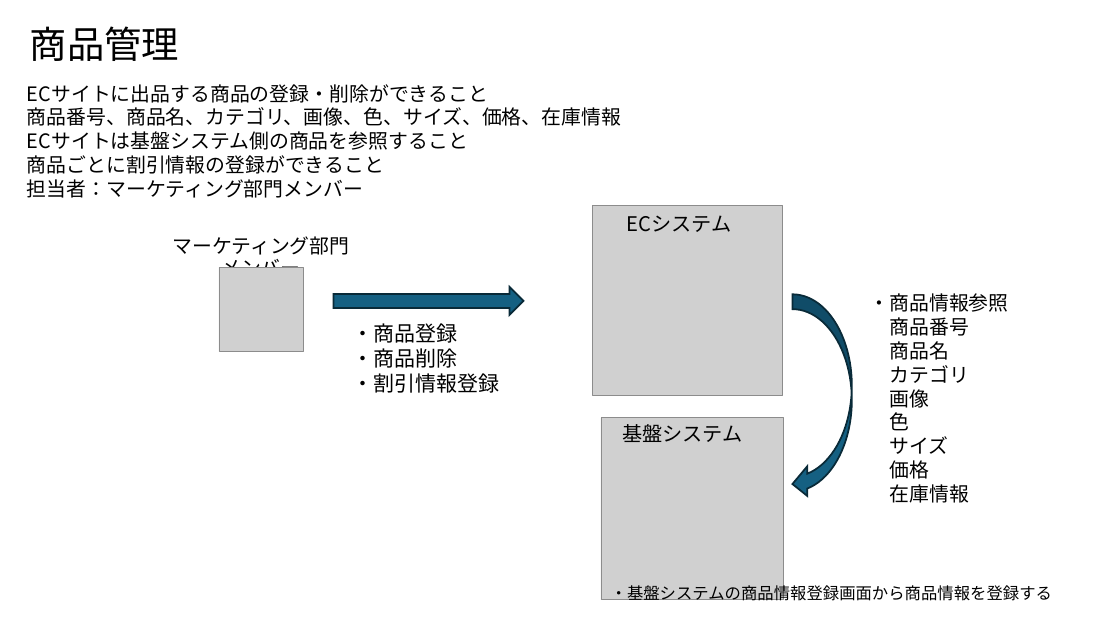
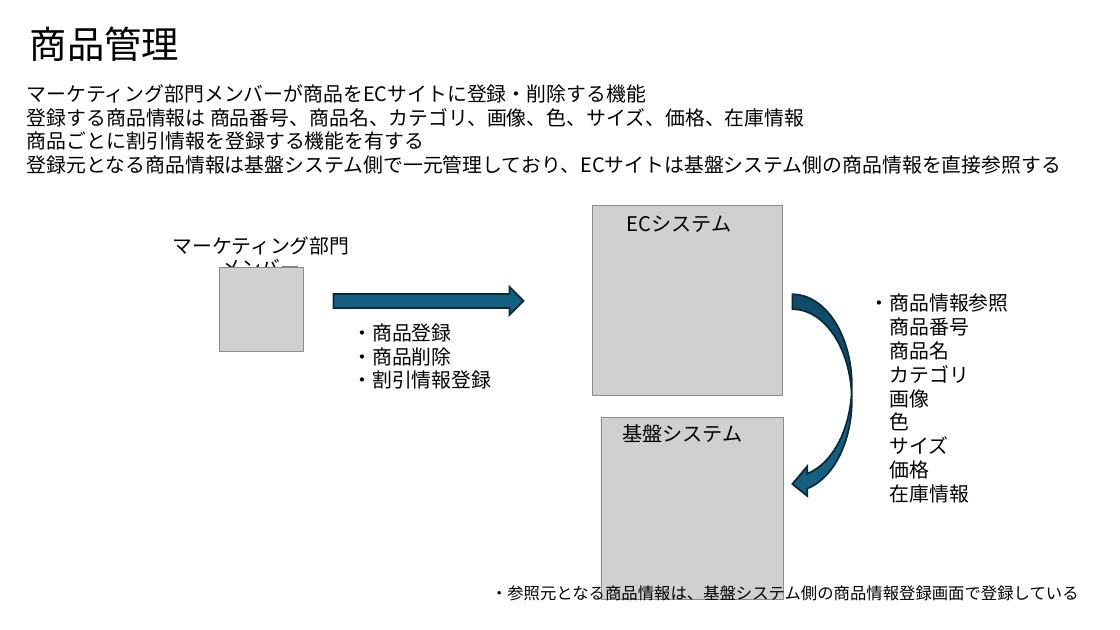
Before and after one commit to NaoyaIshizumi-Pasona/pm-cause-ec, a slide deck: slide 3 of 提案書/別紙1_サイト管理者の業務概要図.pptx (slide 2 before the commit). Drawn at 1120x630 pixels with LibreOffice and Linux fonts; fonts in the diff are those of the drawing; grey boxes stand for pictures. Boxes give left, top, right and bottom in pixels: in the first picture for what was removed or moved away, otherwise in the second. Text is boxed around its words. In the diff, an @@ line names an element or a change of style, - is before the commit and + after.

```diff
--- a/提案書/別紙1_サイト管理者の業務概要図.pptx
+++ b/提案書/別紙1_サイト管理者の業務概要図.pptx
@@ text at [27, 84, 1061, 174]: text changed @@
-ECサイトに出品する商品の登録・削除ができること
-商品番号、商品名、カテゴリ、画像、色、サイズ、価格、在庫情報
-ECサイトは基盤システム側の商品を参照すること
-商品ごとに割引情報の登録ができること
-担当者：マーケティング部門メンバー
+マーケティング部門メンバーが商品をECサイトに登録・削除する機能
+登録する商品情報は 商品番号、商品名、カテゴリ、画像、色、サイズ、価格、在庫情報
+商品ごとに割引情報を登録する機能を有する
+登録元となる商品情報は基盤システム側で一元管理しており、ECサイトは基盤システム側の商品情報を直接参照する
@@ text "・商品登録" at [352, 323, 491, 389]: size 18 to 17 pt @@
@@ text at [491, 582, 1079, 601]: text changed @@
-・基盤システムの商品情報登録画面から商品情報を登録する
+・参照元となる商品情報は、基盤システム側の商品情報登録画面で登録している
```
Also in this commit, not shown: 7 other slides changed, 1 slide added.
